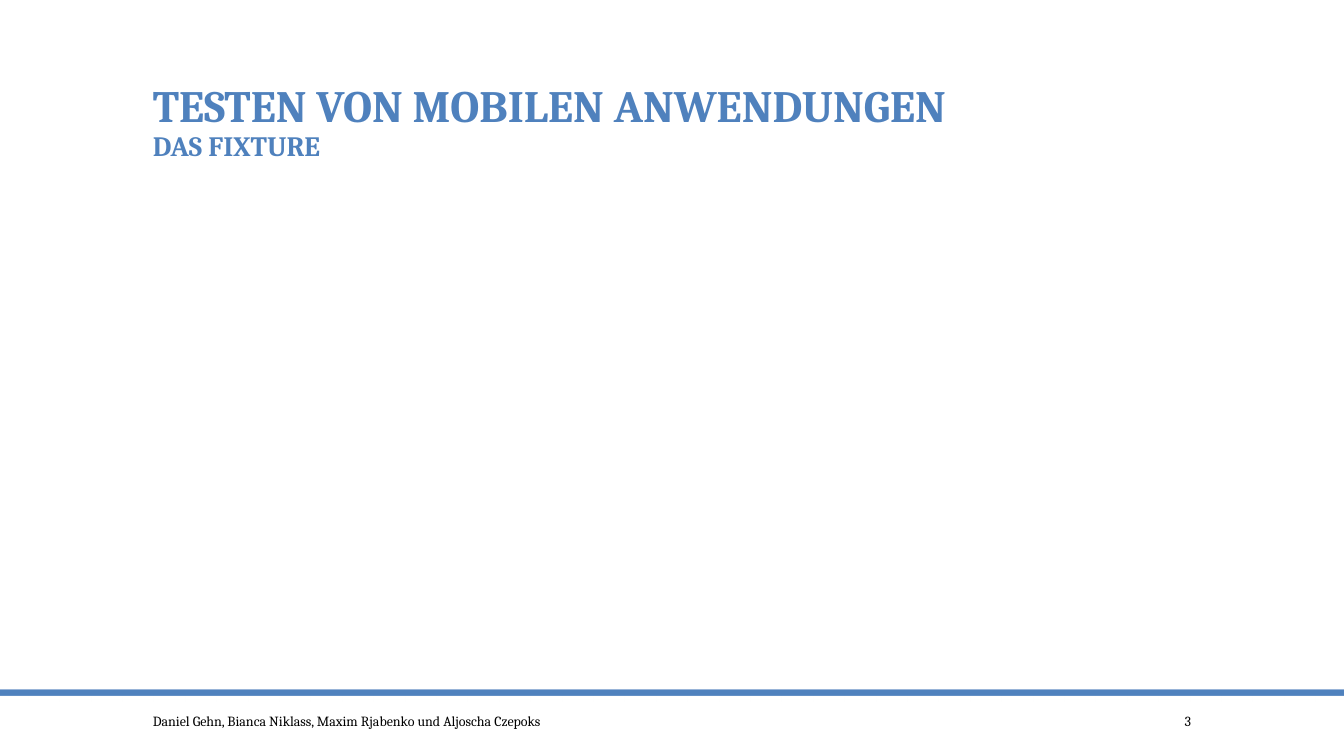
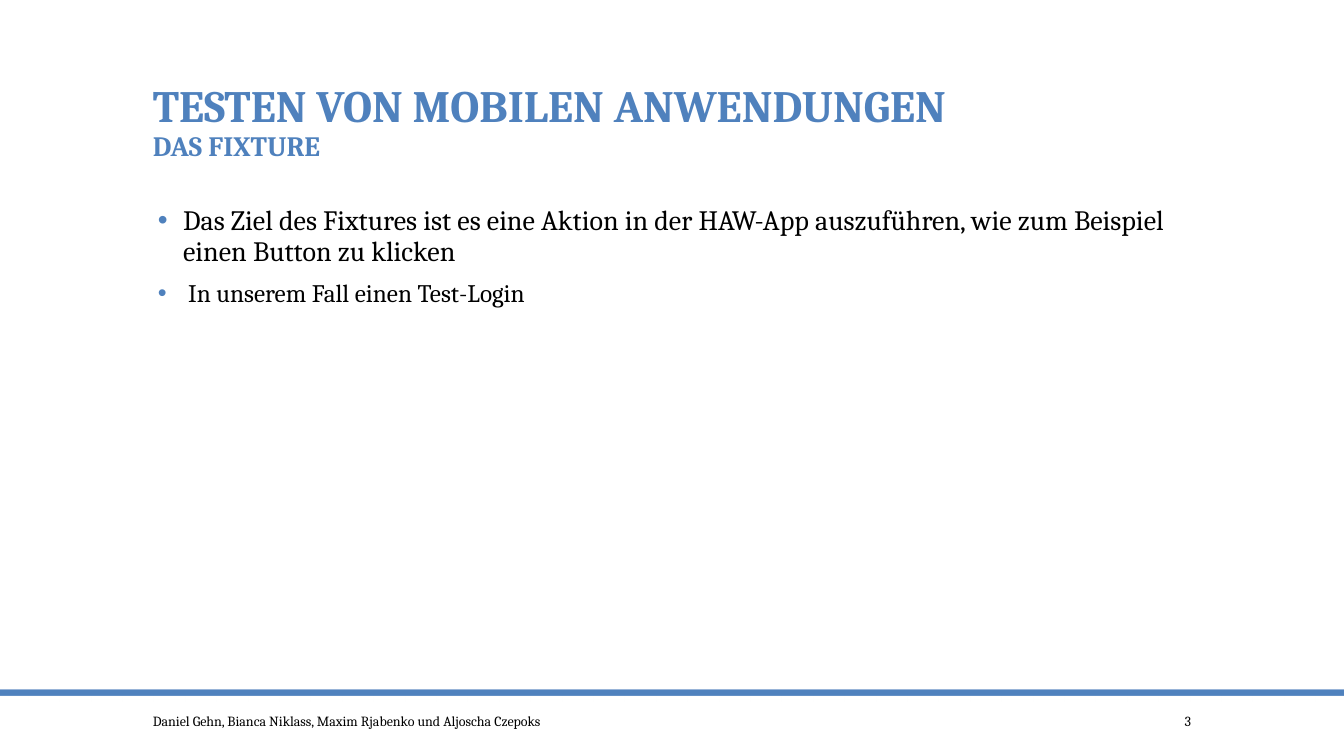
Before and after one commit to po-test-ws-2015/test-cycle, a slide deck: slide 3 of TestenMileStone2.pptx. Drawn at 1344x756 pixels with LibreOffice and Linux fonts; fonts in the diff are those of the drawing. Boxes give left, top, right and bottom in pixels: in the first picture for what was removed or moved away, otherwise in the second. Text is boxed around its words. In the diff, an @@ line names an element or a change of style, - is before the commit and + after.

```diff
--- a/TestenMileStone2.pptx
+++ b/TestenMileStone2.pptx
@@ text added at [183,210,1164,308], 20 pt, text #000000 @@
+• Das Ziel des Fixtures ist es eine Aktion in der HAW-App auszuführen, wie zum Beispiel einen Button zu klicken
+  • In unserem Fall einen Test-Login
```
Also in this commit, not shown: 3 other slides changed.
